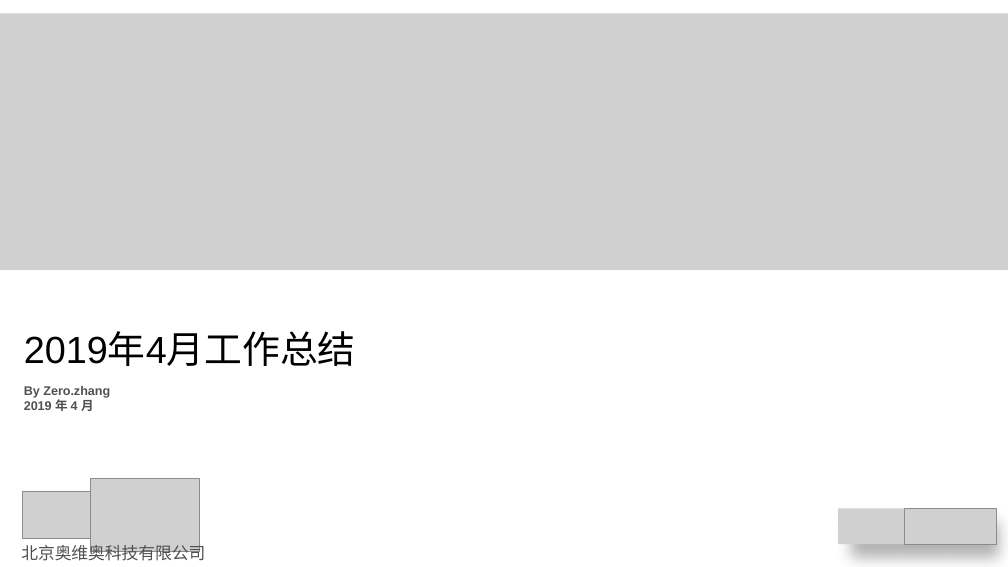
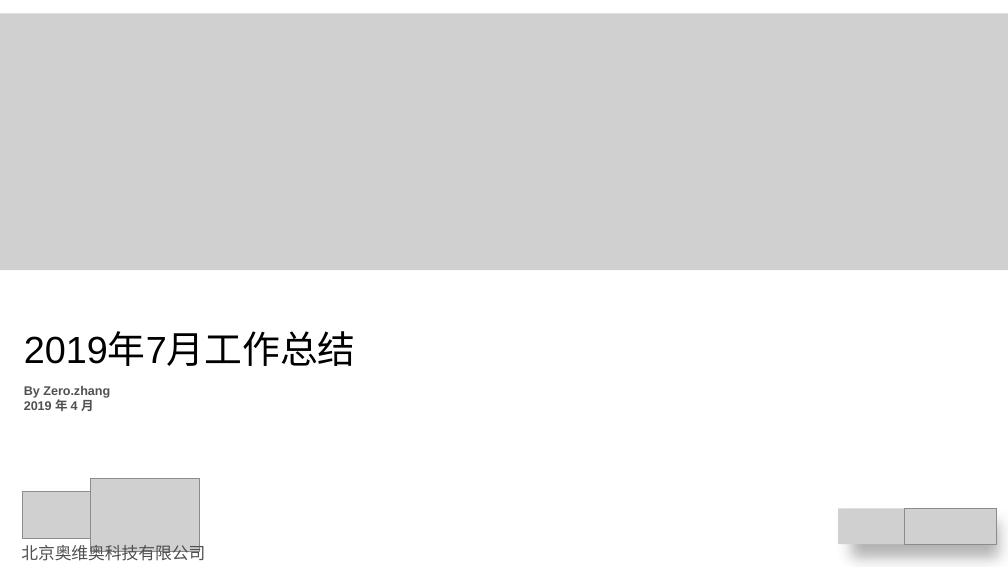
Before and after one commit to wangpenghuix/meeting-record, a slide deck: slide 1 of MBR/2019/month-4/2019.04.Zero.Zhang/奥维世纪研发中心2019年4月工作总结-Zero.Zhang.pptx. Drawn at 1008x567 pixels with LibreOffice and Linux fonts; fonts in the diff are those of the drawing; grey boxes stand for pictures; background and template pictures are left out. Boxes give left, top, right and bottom in pixels: in the first picture for what was removed or moved away, otherwise in the second. Text is boxed around its words. In the diff, an @@ line names an element or a change of style, - is before the commit and + after.

```diff
--- a/MBR/2019/month-4/2019.04.Zero.Zhang/奥维世纪研发中心2019年4月工作总结-Zero.Zhang.pptx
+++ b/MBR/2019/month-4/2019.04.Zero.Zhang/奥维世纪研发中心2019年4月工作总结-Zero.Zhang.pptx
@@ text at (24,333,356,366): text changed @@
-2019年4月工作总结
+2019年7月工作总结
```
Also in this commit, not shown: 4 other slides changed, 9 other files.
